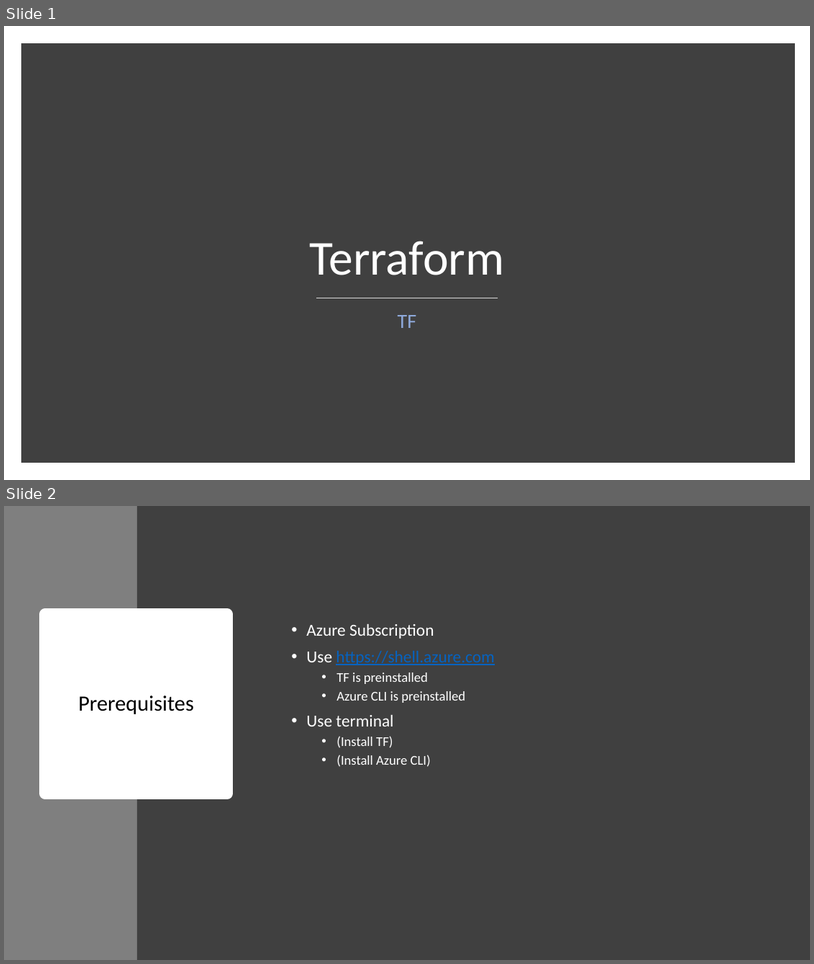
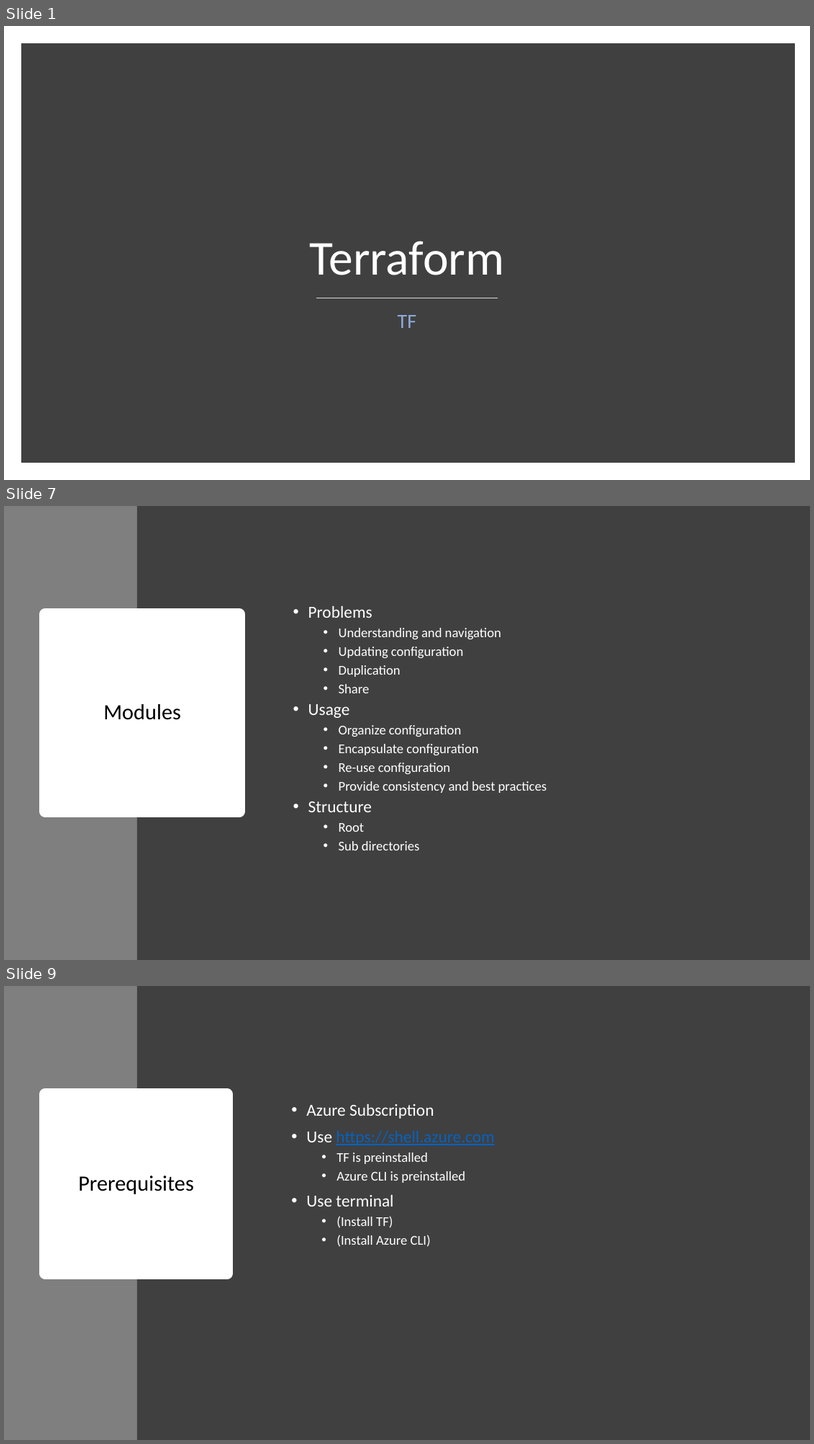
Before and after one commit to sujithq/mini-workshop-tf, a slide deck: Presentation.pptx. Shown one above the other, each under a label of ours: slides 1 and 2 before the commit, slides 1, 7 and 9 after it; the slides between them are not shown. The pictures are 814x964 and 814x1444 pixels, drawn with LibreOffice and Linux fonts; fonts in the diff are those of the drawing. Boxes give left, top, right and bottom in pixels: in the first picture for what was removed or moved away, otherwise in the second. Text is boxed around its words. In the diff, an @@ line names an element or a change of style, - is before the commit and + after.

```diff
--- a/Presentation.pptx
+++ b/Presentation.pptx
@@ slide 7 added at bbox=[4, 506, 810, 960], background #FFFFFF @@
@@ rectangle added at bbox=[4, 506, 137, 960], fill #7F7F7F @@
@@ rectangle added at bbox=[137, 506, 810, 960], fill #404040 @@
@@ text added at bbox=[309, 606, 547, 850], 16 pt, text #FFFFFF @@
+  • Problems
+    • Understanding and navigation
+    • Updating configuration
+    • Duplication
+    • Share
+  • Usage
+    • Organize configuration
+    • Encapsulate configuration
+    • Re-use configuration
+    • Provide consistency and best practices
+  • Structure
+    • Root
+    • Sub directories
@@ title added at bbox=[45, 614, 239, 811], fill #FFFFFF, outline #FFFFFF 13.75 pt, 26 pt, text #000000 @@
+Modules
@@ what was slide 2 is now slide 9 @@
```
Also in this commit, not shown: 1 slide changed, 10 other slides added, 1 slide removed, 1 other file.
